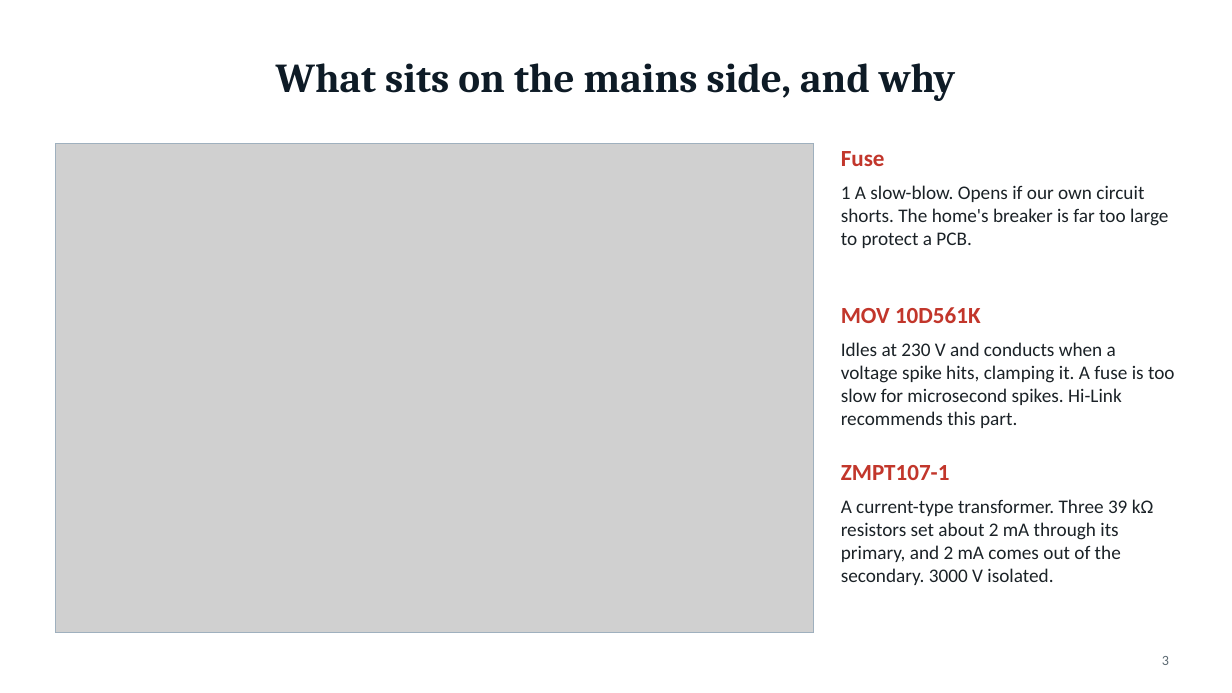
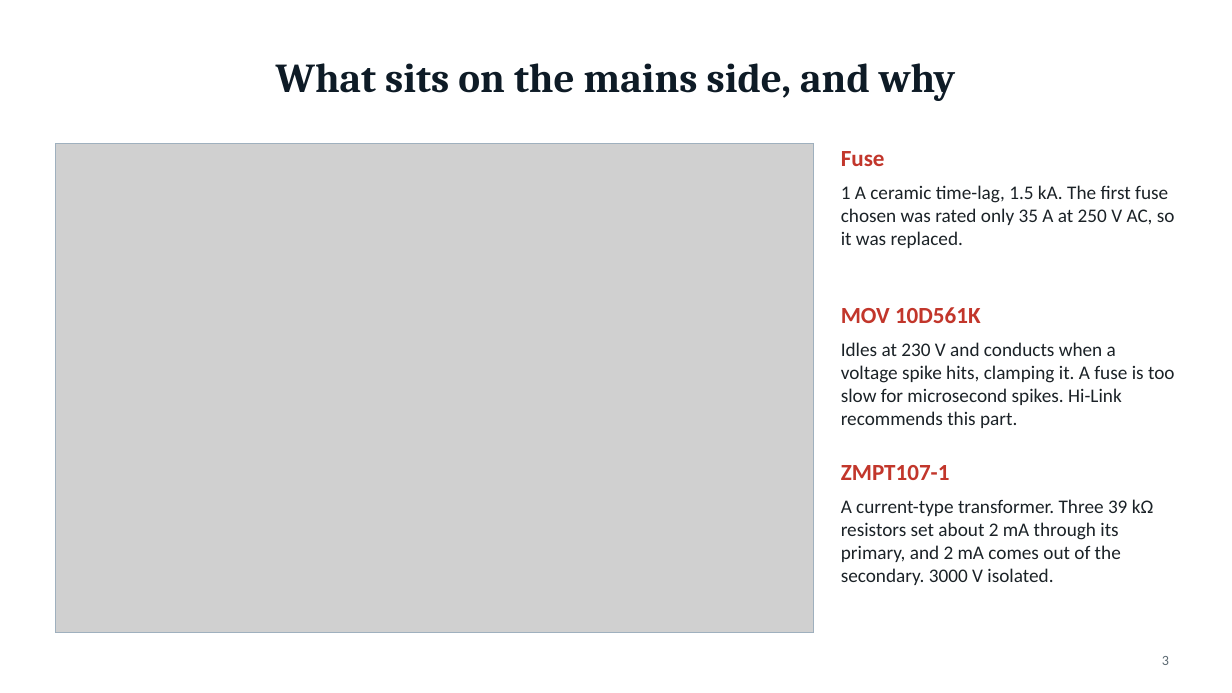
Before and after one commit to PowerWorksLab/PowerLenz, a slide deck: slide 3 of documentation/presentations/powerlenz-front-end.pptx. Drawn at 1232x693 pixels with LibreOffice and Linux fonts; fonts in the diff are those of the drawing; grey boxes stand for pictures. Boxes give left, top, right and bottom in pixels: in the first picture for what was removed or moved away, otherwise in the second. Text is boxed around its words. In the diff, an @@ line names an element or a change of style, - is before the commit and + after.

Commit message:
Update deck for the new fuse, protection diodes and totals

```diff
--- a/documentation/presentations/powerlenz-front-end.pptx
+++ b/documentation/presentations/powerlenz-front-end.pptx
@@ text at (x1=841, y1=185, x2=1175, y2=248): text changed @@
-1 A slow-blow. Opens if our own circuit shorts. The home's breaker is far too large to protect a PCB.
+1 A ceramic time-lag, 1.5 kA. The first fuse chosen was rated only 35 A at 250 V AC, so it was replaced.
```
Also in this commit, not shown: 3 other slides changed, 9 other files.
